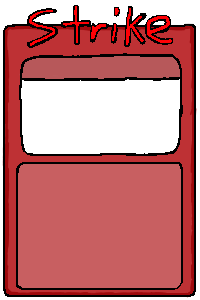
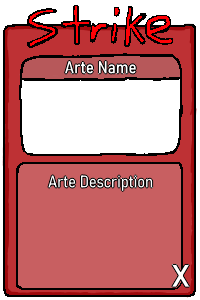
Layer changes from the first 200 × 300 image to the second:
painted on "border text" over [47,60,191,288]
painted on "border" over [47,60,191,288]
painted on "border2" over [47,60,191,288]
painted on "contents" over [47,60,191,288]
painted on "color" over [47,60,191,288]
painted on "Paint Layer 1" over [47,60,191,288]
